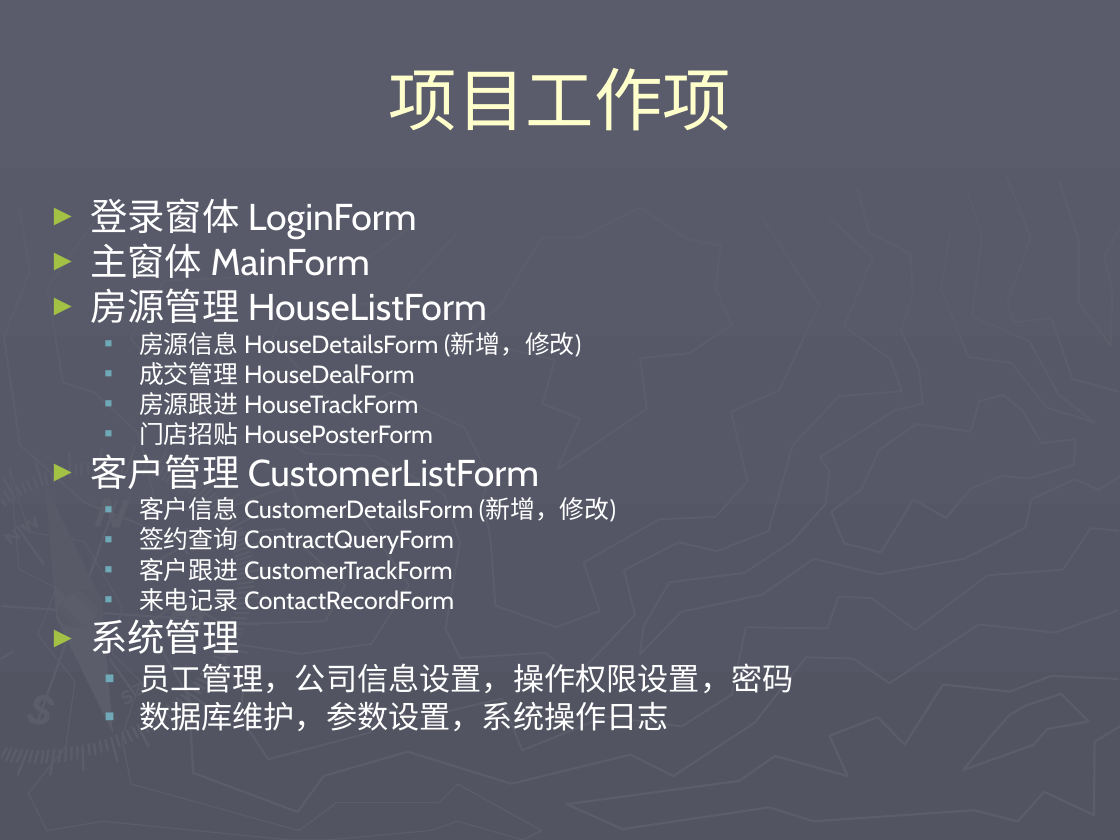
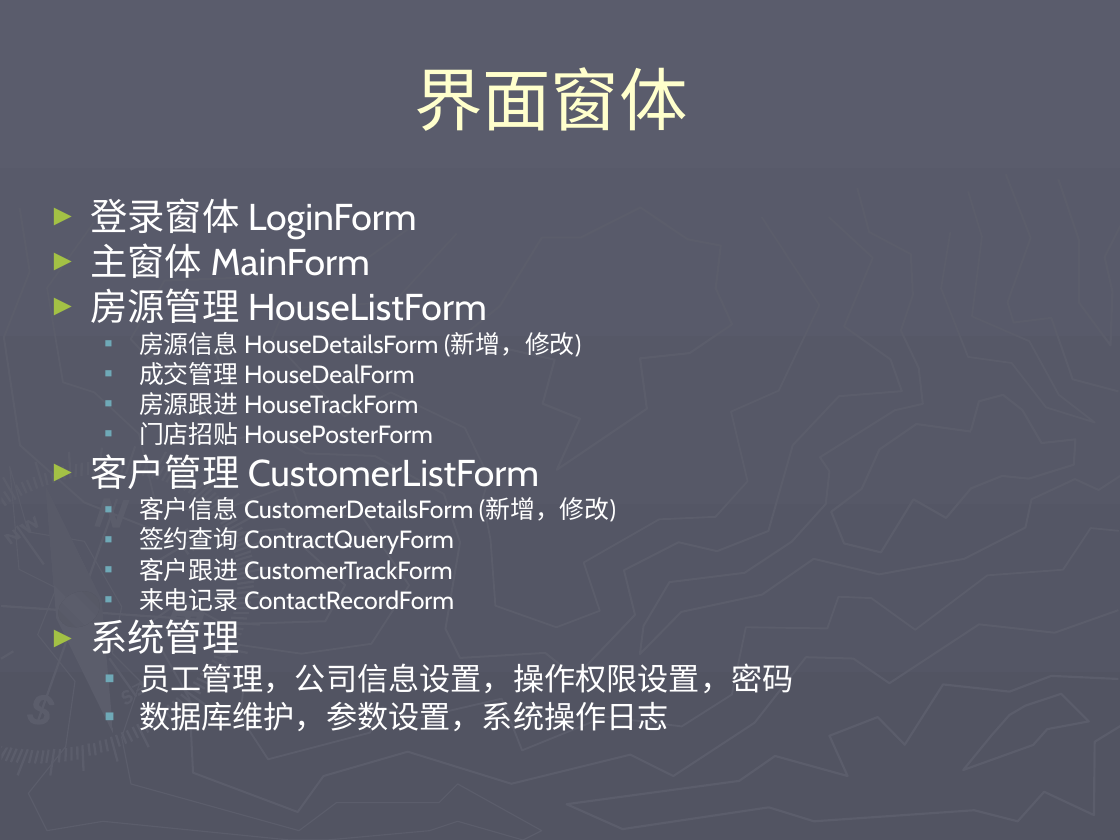
Before and after one commit to honj51/ideacode, a slide deck: slide 2 of doc/房产中介管理/程序界面设计.ppt. Drawn at 1120x840 pixels with LibreOffice and Linux fonts; fonts in the diff are those of the drawing. Boxes give left, top, right and bottom in pixels: in the first picture for what was removed or moved away, otherwise in the second. Text is boxed around its words. In the diff, an @@ line names an element or a change of style, - is before the commit and + after.

```diff
--- a/doc/房产中介管理/程序界面设计.ppt
+++ b/doc/房产中介管理/程序界面设计.ppt
@@ title at (x1=414, y1=67, x2=688, y2=131): text changed @@
-项目工作项
+界面窗体
```
Also in this commit, not shown: 6 other files.
